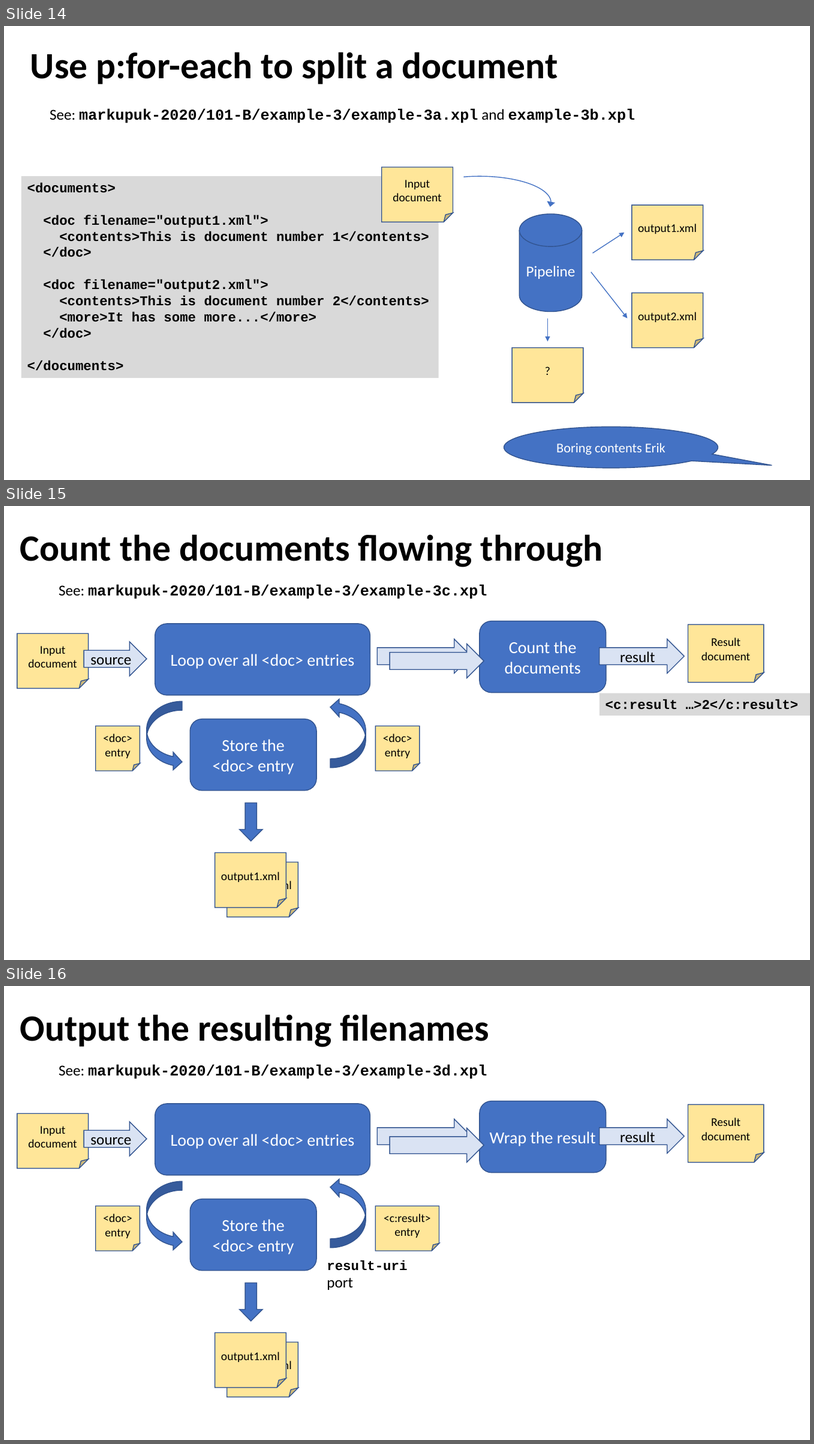
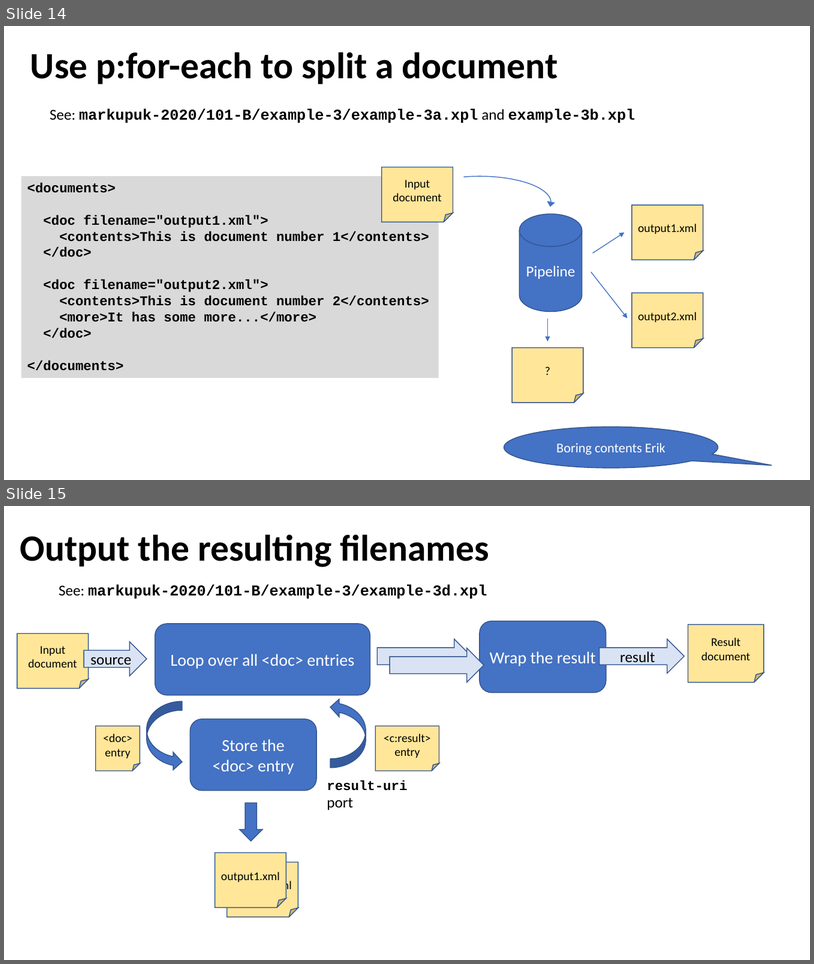
Before and after one commit to xatapult/markupuk-2020, a slide deck: 101-B/presentation/markupuk-2020-101-B.pptx. Shown one above the other, each under a label of ours: slides 14, 15 and 16 before the commit, slides 14 and 15 after it. The pictures are 814x1444 and 814x964 pixels, drawn with LibreOffice and Linux fonts; fonts in the diff are those of the drawing; background and template pictures are left out. Boxes give left, top, right and bottom in pixels: in the first picture for what was removed or moved away, otherwise in the second. Text is boxed around its words. In the diff, an @@ line names an element or a change of style, - is before the commit and + after.

```diff
--- a/101-B/presentation/markupuk-2020-101-B.pptx
+++ b/101-B/presentation/markupuk-2020-101-B.pptx
@@ slide 15 removed at (4, 506, 810, 960), background #FFFFFF @@
@@ title removed at (20, 534, 603, 567) @@
-Count the documents flowing through
@@ text removed at (59, 585, 487, 599) @@
-See: markupuk-2020/101-B/example-3/example-3c.xpl
@@ rounded rectangle removed at (155, 624, 371, 695) @@
-Loop over all <doc> entries
@@ rounded rectangle removed at (480, 621, 606, 693) @@
-Count the documents
@@ folded corner removed at (688, 625, 764, 682) @@
-Result document
@@ folded corner removed at (17, 634, 89, 688) @@
-Input document
@@ right arrow removed at (84, 642, 147, 675) @@
-source
@@ right arrow removed at (377, 639, 471, 673) @@
@@ right arrow removed at (390, 644, 485, 678) @@
@@ right arrow removed at (600, 639, 684, 673) @@
-result
@@ curved right arrow removed at (147, 702, 182, 771) @@
@@ curved right arrow removed at (330, 699, 366, 768) @@
@@ rectangle removed at (600, 693, 810, 715) @@
-<c:result …>2</c:result>
@@ rounded rectangle removed at (191, 719, 317, 790) @@
-Store the <doc> entry
@@ folded corner removed at (96, 726, 140, 771) @@
-<doc> entry
@@ folded corner removed at (375, 726, 420, 771) @@
-<doc> entry
@@ down arrow removed at (239, 802, 263, 841) @@
@@ folded corner removed at (215, 853, 287, 907) @@
-output1.xml
@@ folded corner removed at (227, 862, 299, 917) @@
-output2.xml
@@ what was slide 16 is now slide 15 @@
```
Also in this commit, not shown: 1 other slide removed, 2 other files.
